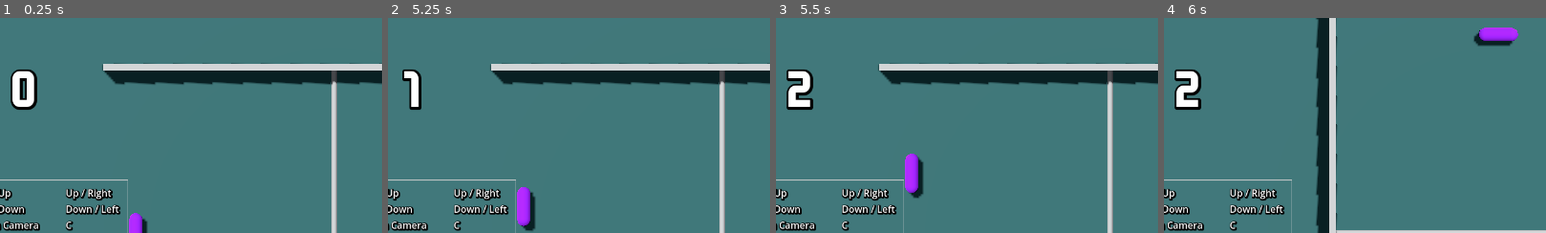
Above: before the commit, frames 1-4 (left to right).
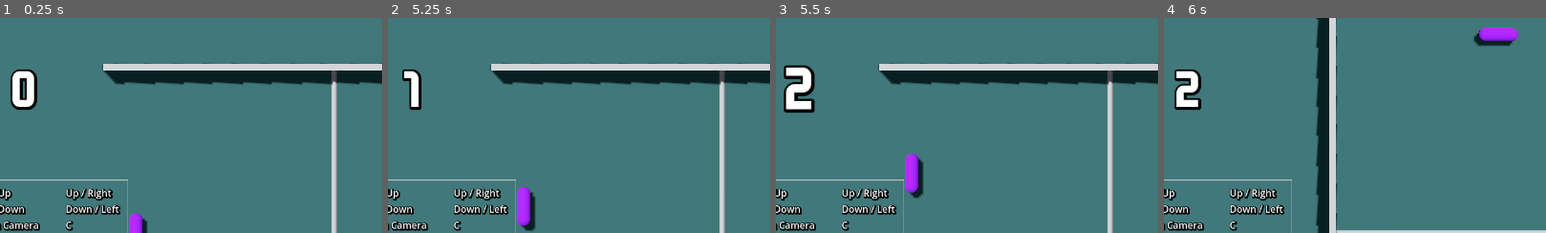
Above: after the commit, the same moments.

Repository: 5tr1k3r/tier_01_pong
Game: Godot game, scene res://game/main.tscn
Same seed, same stepped clock (60 frames per second), same inputs: the game is played once before the commit and once after it.
Inputs:
- Up to frame 1 (0.25 s): no input
- Up to frame 2 (5.25 s): tap Enter at 0.5, 3.5 s; hold Up (p1_move_up) 0.53-1.28 s; tap S (p2_move_down) at 0.6, 3.6 s; tap Space (switch_orientation) at 1.25, 2.85, 5 s; hold Down (p1_move_down) 1.28-2.03 s; tap W (p2_move_up) at 1.35, 4.35 s; hold C (switch_camera) 2.03-2.78 s; hold Up (p1_move_up) 2.03-3.53 s; hold Down (p1_move_down) from 3.53 s (still down); hold C (switch_camera) from 5.03 s (still down)
- Up to frame 3 (5.5 s): keep holding Down (p1_move_down); keep holding C (switch_camera)
- Up to frame 4 (6 s): release Down (p1_move_down) at 5.78 s; release C (switch_camera) at 5.78 s; hold Up (p1_move_up) from 5.78 s (still down); tap Space (switch_orientation) at 5.85 s
The pictures show only the part of the screen within x 6-56%, y 0-50%; the shares and areas given below are measured in that part.

Frames 1-2 are identical in both runs. In frame 3, 1.0% of the frame differs, in the area x 2-11%, y 21-44%; in frame 4, nothing differs.

Commit message:
animate score labels

Diff:
--- a/game/main.gd
+++ b/game/main.gd
@@ -1,13 +1,12 @@
 extends Node
 
 @onready var arena: Arena = $Arena
-@onready var right_score_label: Label = $UI/RightScoreLabel
-@onready var left_score_label: Label = $UI/LeftScoreLabel
 @onready var ball_spawn_timer: Timer = $BallSpawnTimer
 @onready var ball_got_stuck_sound: AudioStreamPlayer3D = $BallGotStuckSound
 @onready var score_occurred_sound: AudioStreamPlayer3D = $ScoreOccurredSound
 @onready var topdown_camera: Camera3D = $TopdownCamera.get_node("%Camera3D")
 @onready var third_person_camera: Camera3D = $RightPaddle/ThirdPersonCamera.get_node("%Camera3D")
+@onready var ui: Control = $UI
 
 @export var right_player_score_sound: AudioStream
 @export var left_player_score_sound: AudioStream
@@ -109,10 +108,8 @@
 	match scoring_side:
 		Enums.PlayerSide.RIGHT:
 			right_score += 1
-			right_score_label.text = str(right_score)
 		Enums.PlayerSide.LEFT:
 			left_score += 1
-			left_score_label.text = str(left_score)
 
 func play_score_sound(scoring_side: Enums.PlayerSide) -> void:
 	var sound_to_play : AudioStream = null
@@ -145,6 +142,7 @@
 	play_score_sound(player_side)
 	update_score(player_side)
 	ball_spawn_timer.start()
+	ui.update_score_labels(player_side, right_score, left_score)
 
 func _on_ball_spawn_timer_timeout() -> void:
 	spawn_ball()
--- a/game/ui/ui.gd
+++ b/game/ui/ui.gd
@@ -1,10 +1,28 @@
 extends Control
 
+@onready var right_score_label: Label = $RightScoreLabel
+@onready var left_score_label: Label = $LeftScoreLabel
 @onready var pause_screen: ColorRect = $PauseScreen
 @onready var help_timer: Timer = $HelpTimer
 @onready var help_container: PanelContainer = $HelpContainer
 
+const SCORE_LABEL_GROWTH_FACTOR: float = 2.5
+const SCORE_LABEL_TWEEN_DURATION: float = 0.15
 var is_paused: bool = false
+
+func update_score_labels(scoring_side: Enums.PlayerSide, right_score: int, left_score: int) -> void:
+	var tween := create_tween()
+	tween.set_ease(Tween.EASE_IN)
+
+	match scoring_side:
+		Enums.PlayerSide.RIGHT:
+			right_score_label.text = str(right_score)
+			right_score_label.scale = Vector2.ONE * SCORE_LABEL_GROWTH_FACTOR
+			tween.tween_property(right_score_label, "scale", Vector2.ONE, SCORE_LABEL_TWEEN_DURATION)
+		Enums.PlayerSide.LEFT:
+			left_score_label.text = str(left_score)
+			left_score_label.scale = Vector2.ONE * SCORE_LABEL_GROWTH_FACTOR
+			tween.tween_property(left_score_label, "scale", Vector2.ONE, SCORE_LABEL_TWEEN_DURATION)
 
 func _unhandled_input(event: InputEvent) -> void:
 	if event.is_action_pressed("pause"):
--- a/game/ui/ui.tscn
+++ b/game/ui/ui.tscn
@@ -35,6 +35,7 @@
 layout_mode = 1
 offset_right = 250.0
 offset_bottom = 250.0
+pivot_offset = Vector2(125, 125)
 theme_override_colors/font_shadow_color = Color(0, 0, 0, 1)
 theme_override_constants/shadow_outline_size = 16
 theme_override_fonts/font = ExtResource("1_4xhdt")
@@ -51,6 +52,7 @@
 offset_left = -250.0
 offset_bottom = 250.0
 grow_horizontal = 0
+pivot_offset = Vector2(125, 125)
 theme_override_colors/font_shadow_color = Color(0, 0, 0, 1)
 theme_override_constants/shadow_outline_size = 16
 theme_override_fonts/font = ExtResource("1_4xhdt")
